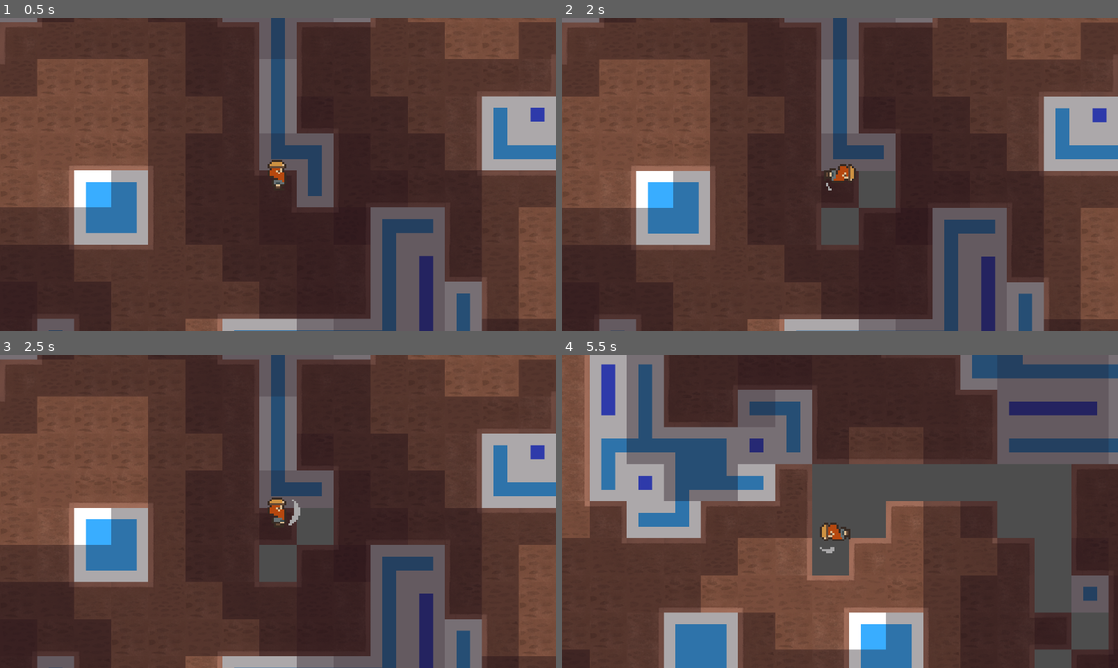
Above: before the commit, frames 1-4 (two rows, left to right).
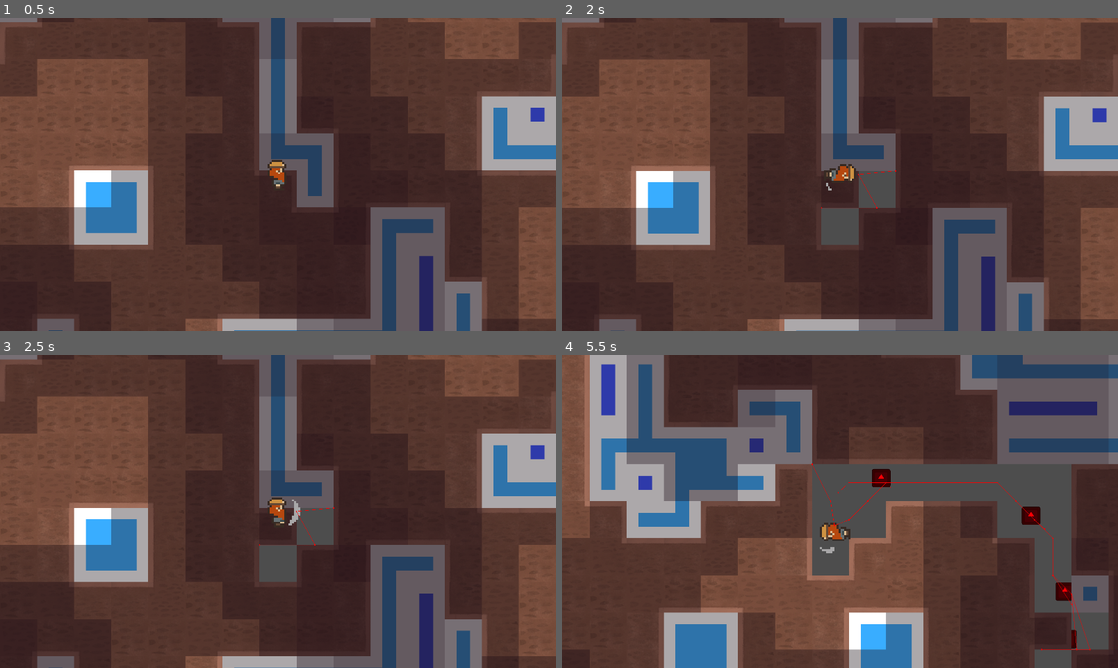
Above: after the commit, the same moments.

Repository: VileOar/ludum-dare-57
Game: Godot game, scene res://levels/main_level.tscn
Same seed, same stepped clock (60 frames per second), same inputs: the game is played once before the commit and once after it. The engine's default icon, where the game draws it, is replaced by a stand-in: a white triangle on a blue panel in a dark square.
Inputs (mouse positions are in pixels of both pictures, inside the frame that each line leads up to):
- Up to frame 1 (0.5 s): no input
- Up to frame 2 (2 s): move the mouse to (962, 158) at 0.52 s; hold D (MoveRight) 0.53-1.28 s; hold 1 0.53-1.28 s; click (962, 158) at 0.67 s; move the mouse to (728, 190) at 1.27 s; hold S (MoveDown) from 1.28 s (still down); tap 0 at 1.35 s; click (728, 190) at 1.42 s
- Up to frame 3 (2.5 s): move the mouse to (333, 442) at 2.02 s; release S (MoveDown) at 2.03 s; hold D (MoveRight) from 2.03 s (still down); hold 1 from 2.03 s (still down); click (333, 442) at 2.17 s
- Up to frame 4 (5.5 s): move the mouse to (812, 574) at 2.77 s; release D (MoveRight) at 2.78 s; release 1 at 2.78 s; hold W (MoveUp) 2.78-3.53 s; tap 0 at 2.85, 4.35 s; click (812, 574) at 2.92 s; move the mouse to (1006, 558) at 3.52 s; hold 1 3.53-4.28 s; hold A (MoveLeft) 3.53-5.03 s; click (1006, 558) at 3.67 s; move the mouse to (673, 464) at 4.27 s; click (673, 464) at 4.42 s; move the mouse to (867, 511) at 5.02 s; hold S (MoveDown) from 5.03 s (still down); hold 1 from 5.03 s (still down); click (867, 511) at 5.17 s

Frame 1 is identical in both runs. In frame 2, less than 0.1% of the frame differs, in the area x 46-61%, y 48-61%; in frame 3, less than 0.1%; in frame 4, 0.8%, in the area x 44-96%, y 34-95%.

Commit message:
integrated pathfinding in tilemap

Diff:
--- /dev/null
+++ b/assets/tilesets/nav_tileset.tres
@@ -0,0 +1,20 @@
+[gd_resource type="TileSet" load_steps=4 format=3 uid="uid://8pqwb8nmsf0u"]
+
+[ext_resource type="Texture2D" uid="uid://c70vqtyjkvvrv" path="res://assets/gfx/tileset_atlas/nav_debug.png" id="1_2d1oi"]
+
+[sub_resource type="NavigationPolygon" id="NavigationPolygon_2d1oi"]
+vertices = PackedVector2Array(64, 64, -64, 64, -64, -64, 64, -64)
+polygons = Array[PackedInt32Array]([PackedInt32Array(0, 1, 2, 3)])
+outlines = Array[PackedVector2Array]([PackedVector2Array(-64, -64, 64, -64, 64, 64, -64, 64)])
+agent_radius = 0.0
+
+[sub_resource type="TileSetAtlasSource" id="TileSetAtlasSource_8udwf"]
+texture = ExtResource("1_2d1oi")
+texture_region_size = Vector2i(128, 128)
+0:0/0 = 0
+0:0/0/navigation_layer_0/polygon = SubResource("NavigationPolygon_2d1oi")
+
+[resource]
+tile_size = Vector2i(128, 128)
+navigation_layer_0/layers = 1
+sources/0 = SubResource("TileSetAtlasSource_8udwf")
--- /dev/null
+++ b/levels/main_level.gd
@@ -0,0 +1,27 @@
+extends Node2D
+
+@export var enemy: PackedScene
+
+@onready var player: CharacterBody2D = %Player
+@onready var enemy_holder: Node2D = %EnemyHolder
+@onready var custom_nav_region: Node2D = %NavGenerator
+
+
+#func _ready():
+	#for n in Global.ENEMIES_TO_SPAWN:
+		#await get_tree().create_timer(Global.TIME_BETWEEN_ENEMY_SPAWNS).timeout
+		#_instantiate_enemy()
+
+
+func _instantiate_enemy(pos: Vector2) -> void:
+	var instance = enemy.instantiate()
+	if enemy_holder:
+		instance.position = pos
+		instance.set_player_to_chase(player)
+		enemy_holder.add_child.call_deferred(instance)
+
+
+func _unhandled_input(event: InputEvent) -> void:
+	if event is InputEventMouseButton and event.is_pressed() and event.button_index == MOUSE_BUTTON_LEFT:
+		var pos = get_local_mouse_position()
+		_instantiate_enemy(pos)
--- a/levels/main_level.tscn
+++ b/levels/main_level.tscn
@@ -1,12 +1,26 @@
-[gd_scene load_steps=3 format=3 uid="uid://btoglak145h8n"]
+[gd_scene load_steps=6 format=3 uid="uid://btoglak145h8n"]
 
 [ext_resource type="PackedScene" uid="uid://dca88eh6c0qrc" path="res://src/topscenes/world_maptiles.tscn" id="1_0vhbo"]
+[ext_resource type="Script" uid="uid://b5gjwvuarb020" path="res://levels/main_level.gd" id="1_55n5f"]
+[ext_resource type="Script" uid="uid://c2ugmn8cuft6s" path="res://src/navigation/generate_navigation_region.gd" id="1_ldao0"]
 [ext_resource type="PackedScene" uid="uid://c41k20yhtuteq" path="res://src/characters/player/player.tscn" id="2_0vhbo"]
+[ext_resource type="PackedScene" uid="uid://c0ew4d6t5xafg" path="res://src/agents/agent.tscn" id="2_wg11f"]
 
 [node name="MainLevel" type="Node2D"]
+script = ExtResource("1_55n5f")
+enemy = ExtResource("2_wg11f")
 
-[node name="WorldMapTiles" parent="." instance=ExtResource("1_0vhbo")]
+[node name="NavGenerator" type="Node2D" parent="."]
+unique_name_in_owner = true
+script = ExtResource("1_ldao0")
+metadata/_custom_type_script = "uid://c2ugmn8cuft6s"
 
-[node name="Player" parent="." instance=ExtResource("2_0vhbo")]
+[node name="EnemyHolder" type="Node2D" parent="NavGenerator"]
+unique_name_in_owner = true
+
+[node name="WorldMapTiles" parent="NavGenerator" instance=ExtResource("1_0vhbo")]
+
+[node name="Player" parent="NavGenerator" instance=ExtResource("2_0vhbo")]
+unique_name_in_owner = true
 position = Vector2(960, 540)
 motion_mode = 1
--- a/src/characters/player/player.tscn
+++ b/src/characters/player/player.tscn
@@ -130,10 +130,10 @@
 height = 102.0
 
 [sub_resource type="RectangleShape2D" id="RectangleShape2D_03ylq"]
-size = Vector2(80, 80)
+size = Vector2(64, 112)
 
 [node name="Player" type="CharacterBody2D"]
-collision_mask = 6
+collision_mask = 4
 script = ExtResource("1_7nd6e")
 
 [node name="Sprite" type="AnimatedSprite2D" parent="."]
@@ -153,11 +153,11 @@
 collision_mask = 4
 
 [node name="PlayerArea" type="Area2D" parent="."]
+collision_layer = 0
 collision_mask = 2
 script = ExtResource("3_5c1al")
 
 [node name="CollisionShape2D" type="CollisionShape2D" parent="PlayerArea"]
-position = Vector2(-32, -32)
 shape = SubResource("RectangleShape2D_03ylq")
 
 [connection signal="body_entered" from="PlayerArea" to="PlayerArea" method="_on_body_entered"]
--- a/src/navigation/generate_navigation_region.gd
+++ b/src/navigation/generate_navigation_region.gd
@@ -1,3 +1,4 @@
+class_name NavGenerator
 extends Node2D
 
 # From:
--- a/src/topscenes/world_maptiles.gd
+++ b/src/topscenes/world_maptiles.gd
@@ -23,6 +23,7 @@
 
 @onready var _tiles: MapTiles = $MapTiles
 @onready var _danger_levels: TileMapLayer = $DangerLevels
+@onready var _nav_layer: TileMapLayer = $NavLayer
 
 # Dictionary holding the thresholds under which different terrains should spawn.[br]
 var _terrain_noise_thresholds := {
@@ -81,6 +82,11 @@
 # Internal method to set cells to the terrain tilemap layer
 func _set_cells(cells: Array[Vector2i], terrain):
 	_tiles.set_cells_terrain_connect(cells, 0, terrain)
+	for cell in cells:
+		if terrain == -1:
+			_nav_layer.set_cell(cell, 0, Vector2i(0, 0))
+		else:
+			_nav_layer.set_cell(cell, 0, Vector2i(-1, -1))
 
 
 func _generate_tiles():
--- a/src/topscenes/world_maptiles.tscn
+++ b/src/topscenes/world_maptiles.tscn
@@ -1,9 +1,10 @@
-[gd_scene load_steps=5 format=3 uid="uid://dca88eh6c0qrc"]
+[gd_scene load_steps=6 format=3 uid="uid://dca88eh6c0qrc"]
 
 [ext_resource type="Script" uid="uid://dl8muomdyln1g" path="res://src/topscenes/world_maptiles.gd" id="1_1b85c"]
 [ext_resource type="TileSet" uid="uid://n1yasqcqq017" path="res://assets/tilesets/tileset.tres" id="2_vehs4"]
 [ext_resource type="Script" uid="uid://bhvqu25bi6dnv" path="res://src/topscenes/map_tiles.gd" id="3_khffx"]
 [ext_resource type="TileSet" uid="uid://b5t1cjso2kfm7" path="res://assets/tilesets/danger_shades.tres" id="4_vehs4"]
+[ext_resource type="TileSet" uid="uid://8pqwb8nmsf0u" path="res://assets/tilesets/nav_tileset.tres" id="5_khffx"]
 
 [node name="WorldMapTiles" type="Node2D"]
 script = ExtResource("1_1b85c")
@@ -14,3 +15,7 @@
 
 [node name="DangerLevels" type="TileMapLayer" parent="."]
 tile_set = ExtResource("4_vehs4")
+
+[node name="NavLayer" type="TileMapLayer" parent="."]
+visible = false
+tile_set = ExtResource("5_khffx")
--- a/src/world/test_world.tscn
+++ b/src/world/test_world.tscn
@@ -1,12 +1,14 @@
-[gd_scene load_steps=5 format=3 uid="uid://cg16t70toga63"]
+[gd_scene load_steps=6 format=3 uid="uid://cg16t70toga63"]
 
 [ext_resource type="Script" uid="uid://dm8xu2vmb74u0" path="res://src/world/world_nav.gd" id="1_qenvy"]
 [ext_resource type="Script" uid="uid://c2ugmn8cuft6s" path="res://src/navigation/generate_navigation_region.gd" id="2_hcmtl"]
+[ext_resource type="PackedScene" uid="uid://c0ew4d6t5xafg" path="res://src/agents/agent.tscn" id="2_mi5yt"]
 [ext_resource type="PackedScene" uid="uid://c41k20yhtuteq" path="res://src/characters/player/player.tscn" id="3_qenvy"]
 [ext_resource type="PackedScene" uid="uid://bbi1df8fhl2ub" path="res://src/temp/wall_tmp.tscn" id="5_maara"]
 
 [node name="TestWorld" type="Node2D"]
 script = ExtResource("1_qenvy")
+enemy = ExtResource("2_mi5yt")
 
 [node name="CustomNavRegion" type="Node2D" parent="."]
 script = ExtResource("2_hcmtl")
--- a/src/world/world_nav.gd
+++ b/src/world/world_nav.gd
@@ -1,7 +1,6 @@
 extends Node2D
 
-var enemy = preload("res://src/agents/agent.tscn")
-var wall = preload("res://src/temp/wall_tmp.tscn")
+@export var enemy: PackedScene
 
 @onready var player: CharacterBody2D = $CustomNavRegion/Player
 @onready var enemy_spawn_point: Node2D = $CustomNavRegion/EnemySpawnPoint
@@ -18,18 +17,18 @@
 	var instance = enemy.instantiate()
 	if enemy_spawn_point:
 		instance.set_player_to_chase(player)
-		enemy_spawn_point.add_child(instance)
+		enemy_spawn_point.add_child.call_deferred(instance)
 
 
 ## DEBUGGING
-func _add_wall(mouse_pos : Vector2):
-	var wall_instance = wall.instantiate()
-	custom_nav_region.add_child(wall_instance)
-	wall_instance.position = mouse_pos
-	custom_nav_region.parse_source_geometry()
+#func _add_wall(mouse_pos : Vector2):
+	#var wall_instance = wall.instantiate()
+	#custom_nav_region.add_child(wall_instance)
+	#wall_instance.position = mouse_pos
+	#custom_nav_region.parse_source_geometry()
 
 
 #	Puts wall on mouse click
-func _input(event):
-	if event is InputEventMouseButton:
-		_add_wall(event.position)
+#func _input(event):
+	#if event is InputEventMouseButton:
+		#_add_wall(event.position)
Binary file added: assets/gfx/tileset_atlas/nav_debug.png
Not shown, added: assets/gfx/tileset_atlas/nav_debug.png.import
Not shown, added: levels/main_level.gd.uid
